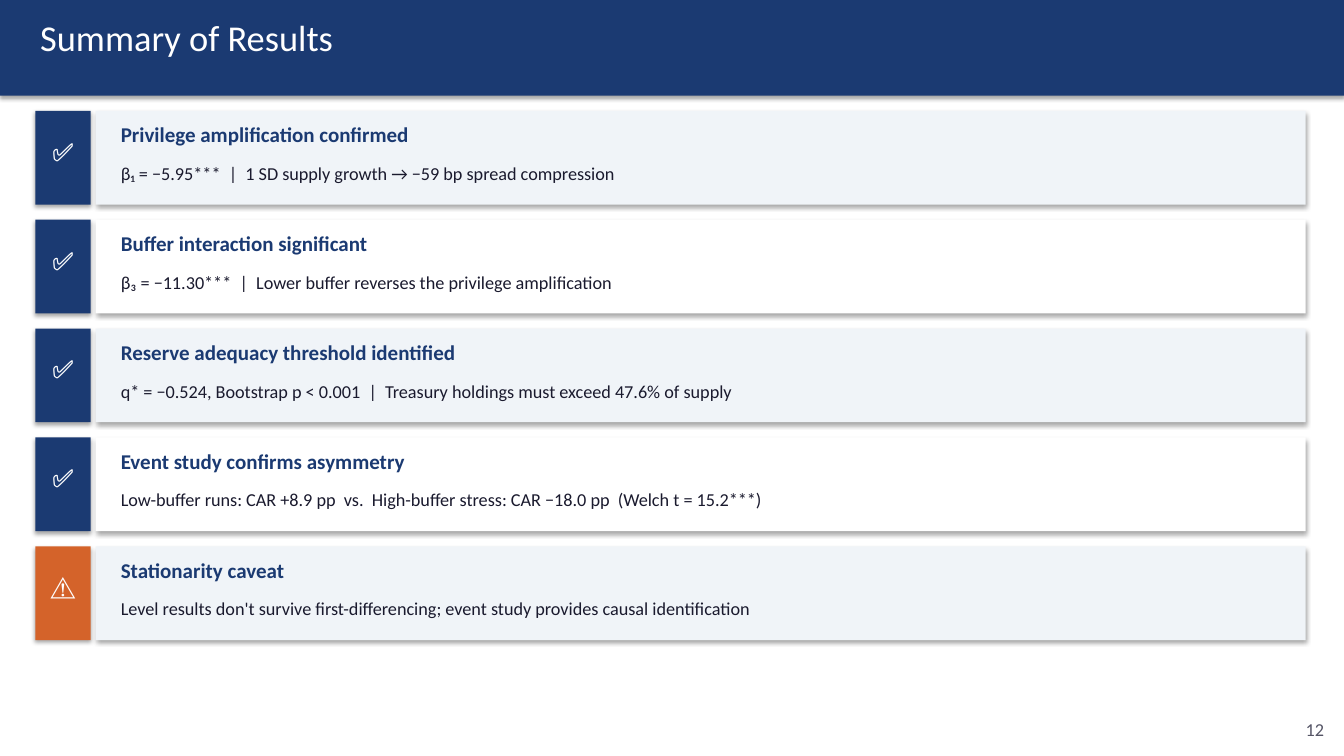
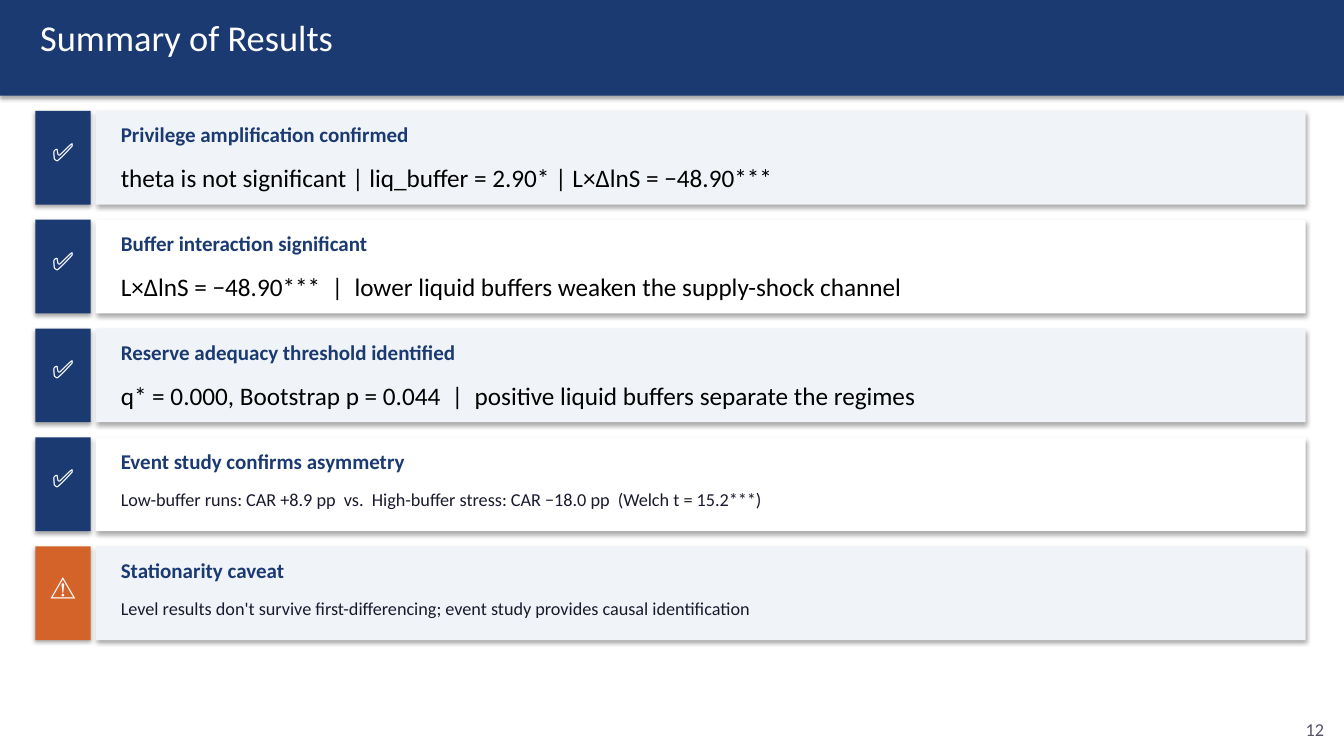
Before and after one commit to kimmireu0921/Stablecoins-and-the-Exorbitant-Privilege, a slide deck: slide 12 of 0512_Stablecoins_Presentation.pptx. Drawn at 1344x756 pixels with LibreOffice and Linux fonts; fonts in the diff are those of the drawing. Boxes give left, top, right and bottom in pixels: in the first picture for what was removed or moved away, otherwise in the second. Text is boxed around its words. In the diff, an @@ line names an element or a change of style, - is before the commit and + after.

```diff
--- a/0512_Stablecoins_Presentation.pptx
+++ b/0512_Stablecoins_Presentation.pptx
@@ text at bbox=[121, 169, 772, 192]: text changed; size 13 to 18 pt; text colour #1A1A2E to #000000 @@
-β₁ = −5.95*** | 1 SD supply growth → −59 bp spread compression
+theta is not significant | liq_buffer = 2.90* | L×ΔlnS = −48.90***
@@ text at bbox=[121, 278, 901, 300]: text changed; size 13 to 18 pt; text colour #1A1A2E to #000000 @@
-β₃ = −11.30*** | Lower buffer reverses the privilege amplification
+L×ΔlnS = −48.90*** | lower liquid buffers weaken the supply-shock channel
@@ text at bbox=[121, 387, 915, 410]: text changed; size 13 to 18 pt; text colour #1A1A2E to #000000 @@
-q* = −0.524, Bootstrap p < 0.001 | Treasury holdings must exceed 47.6% of supply
+q* = 0.000, Bootstrap p = 0.044 | positive liquid buffers separate the regimes
```
Also in this commit, not shown: 6 other slides changed, 4 other files.
